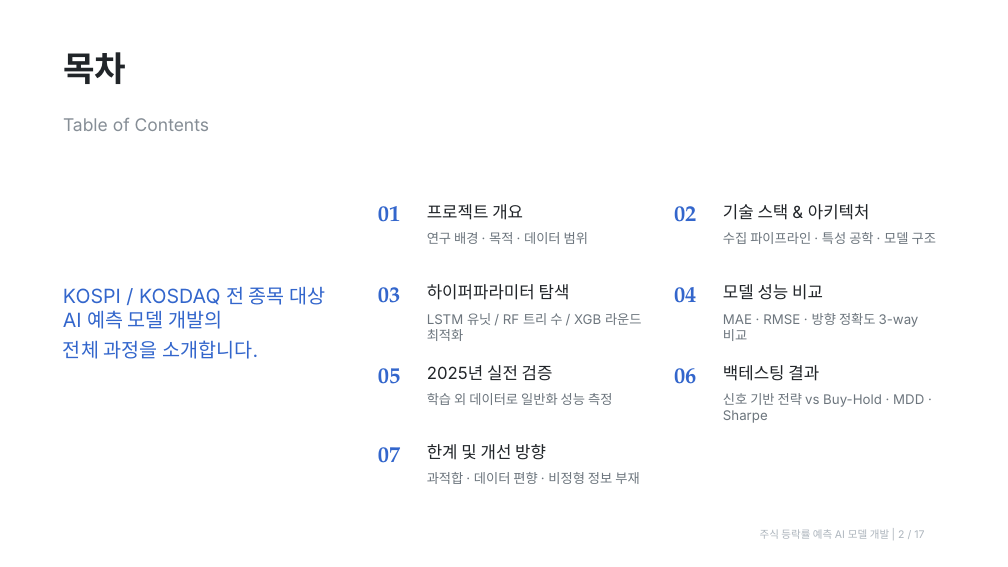
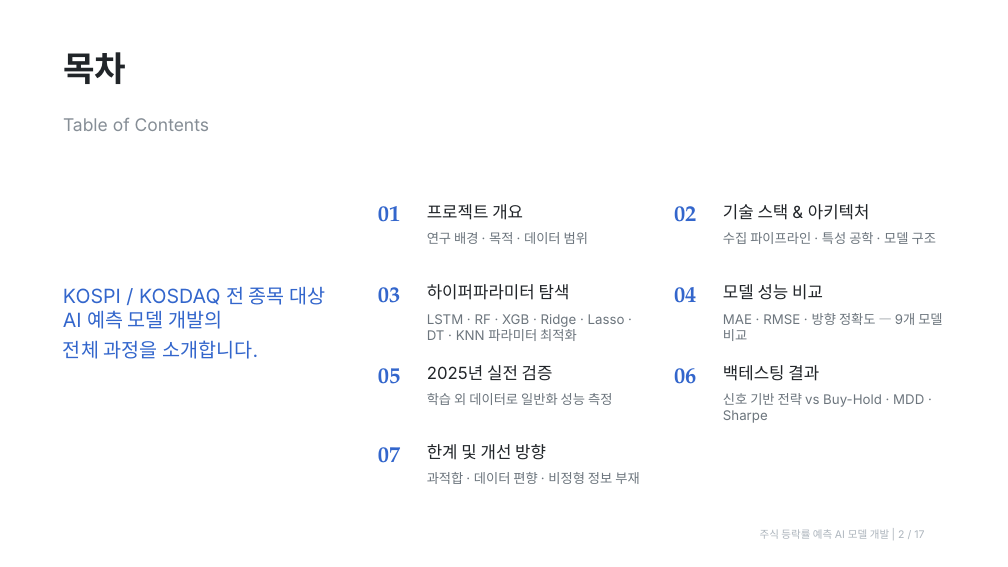
Before and after one commit to ksh1004/stock_prediction, a slide deck: slide 2 of 01_stock_prediction_report.pptx. Drawn at 1008x567 pixels with LibreOffice and Linux fonts; fonts in the diff are those of the drawing; background and template pictures are left out. Boxes give left, top, right and bottom in pixels: in the first picture for what was removed or moved away, otherwise in the second. Text is boxed around its words. In the diff, an @@ line names an element or a change of style, - is before the commit and + after.

```diff
--- a/01_stock_prediction_report.pptx
+++ b/01_stock_prediction_report.pptx
@@ text at [427, 314, 625, 341]: text changed @@
-LSTM 유닛 / RF 트리 수 / XGB 라운드 최적화
+LSTM · RF · XGB · Ridge · Lasso · DT · KNN 파라미터 최적화
@@ text at [723, 313, 942, 341]: text changed @@
-MAE · RMSE · 방향 정확도 3-way 비교
+MAE · RMSE · 방향 정확도 — 9개 모델 비교
```
Also in this commit, not shown: 5 other slides changed, 6 slides added, 1 other file.
